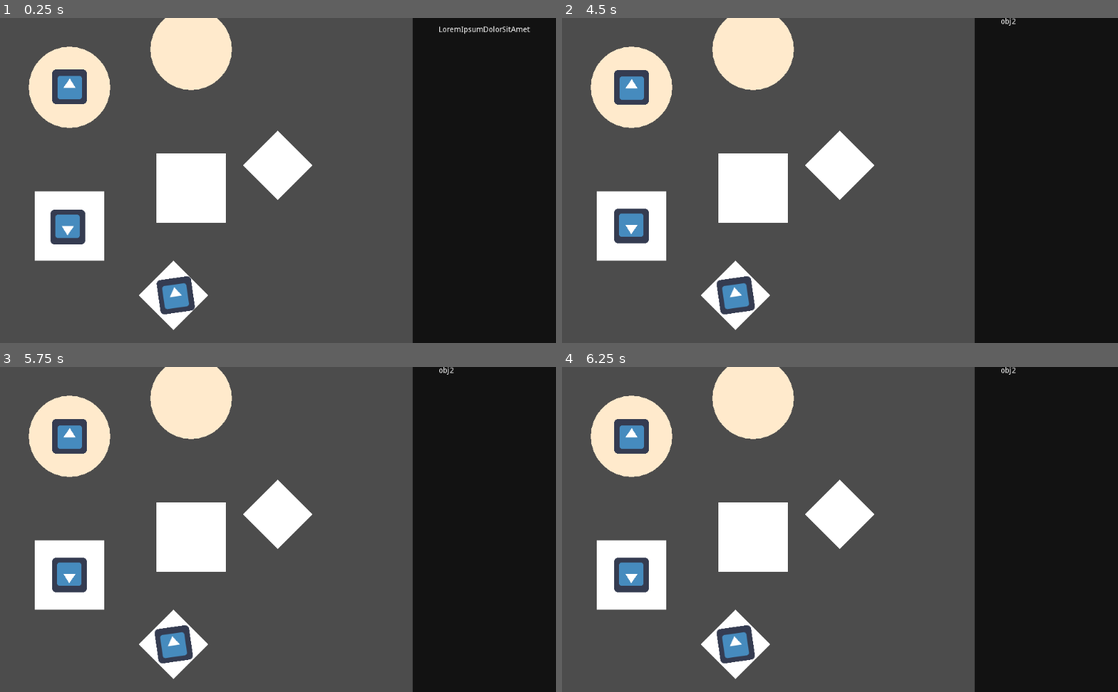
Above: before the commit, frames 1-4 (two rows, left to right).
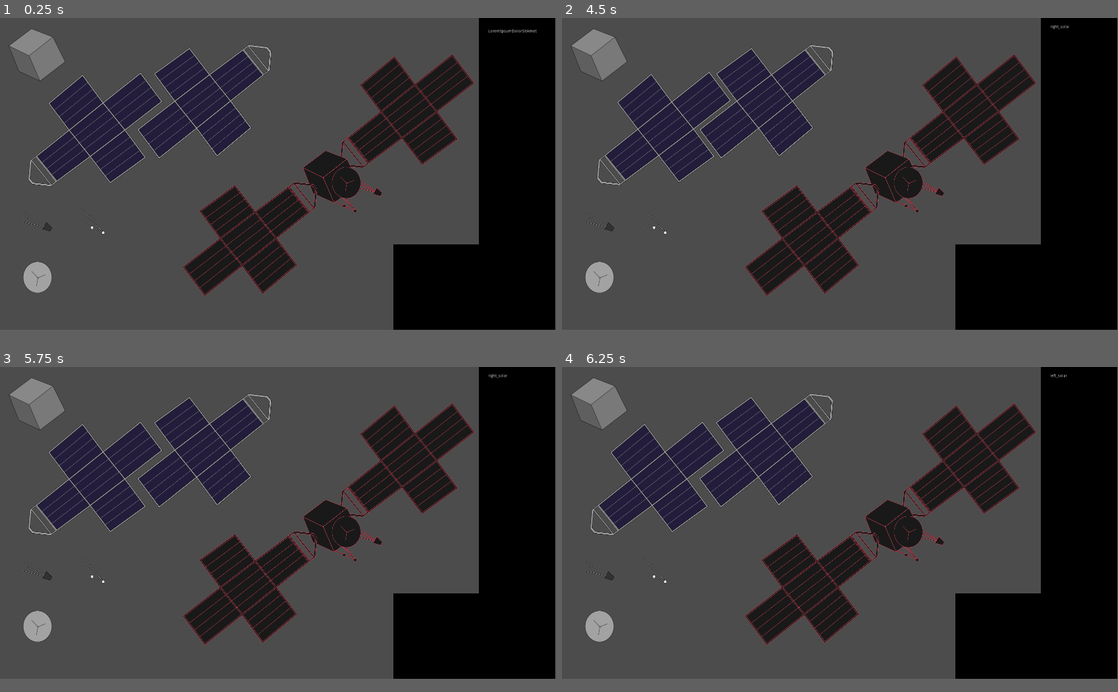
Above: after the commit, the same moments.

Repository: kyle-stevens/NASA-PSYCHE-15G-GODOT
Game: Godot game, scene res://TestScne.tscn
Two runs of this game, one before a commit and one after it. Both use one fixed random seed, a clock stepped at 60 frames per second and the inputs below. The engine's default icon, where the game draws it, is replaced by a stand-in: a white triangle on a blue panel in a dark square.
Inputs (mouse positions are in pixels of both pictures, inside the frame that each line leads up to):
- Up to frame 1 (0.25 s): no input
- Up to frame 2 (4.5 s): move the mouse to (628, 86) at 0.52 s; click (628, 86) at 0.6 s; tap Enter at 1.25, 2.75, 4.25 s; move the mouse to (734, 294) at 1.27 s; click (734, 294) at 1.35 s; tap Space at 2, 3.5 s; move the mouse to (628, 226) at 2.02 s; click (628, 226) at 2.1 s; move the mouse to (812, 245) at 2.77 s; click (812, 245) at 2.85 s; move the mouse to (1006, 229) at 3.52 s; click (1006, 229) at 3.6 s; move the mouse to (673, 131) at 4.27 s; click (673, 131) at 4.35 s
- Up to frame 3 (5.75 s): move the mouse to (305, 529) at 5.02 s; click (305, 529) at 5.1 s
- Up to frame 4 (6.25 s): tap Space at 5.75 s; move the mouse to (756, 448) at 5.77 s; click (756, 448) at 5.85 s
The window is 800x468 before the commit and 799x449 after it. Grey fills any space a smaller window leaves; there, only what the larger window draws over its background counts as a difference.

The runs differ from the first frame. In frame 1, 37% of the frame differs, in the area x 1-100%, y 0-100%; in frame 2, 37%; in frame 3, 36%; in frame 4, 36%.

Commit message:
Updates
Sprites and sound effects implemented

Diff:
--- a/Drag And Drop Demo/Object.gd
+++ b/Drag And Drop Demo/Object.gd
@@ -3,11 +3,22 @@
 var selected = false
 var rest_point
 var rest_nodes = []
+var completed : bool = false
 
-export(int, "Object 1", "Object 2", "Object 3") var object_id
+
+onready var bus_collision = get_node("AnimatedSprite/Area2D/bus")
+onready var dish_collision = get_node("AnimatedSprite/Area2D/dish")
+onready var left_solar_collision = get_node("AnimatedSprite/Area2D/left_solar")
+onready var magnet_collision = get_node("AnimatedSprite/Area2D/magnet")
+onready var right_solar_collision = get_node("AnimatedSprite/Area2D/right_solar")
+onready var spectr_collision = get_node("AnimatedSprite/Area2D/spectr")
+onready var sound_player = get_tree().get_root().get_node("TestScne/Sound")
+
+export(int, "bus","dish","left_solar","magnet","right_solar","spectr") var object_id
 var object_description
 onready var anim = get_node("AnimatedSprite")
 
+#change this when adding in ui sprite
 onready var ui_text = get_tree().get_root().get_node("TestScne/UI/InfoText")
 
 
@@ -17,21 +28,32 @@
 		if node.object_id == object_id:
 			rest_point = node.global_position
 	if object_id == 0:
-		object_description = "obj1"
-		anim.play("object1")
+		object_description = "bus"
+		anim.play("bus")
+		bus_collision.disabled = false
 	elif object_id == 1:
-		object_description = "obj2"
-		anim.play("object2")
-		anim.flip_h = true
-		anim.flip_v = true
+		object_description = "dish"
+		anim.play("dish")
+		dish_collision.disabled = false
 	elif object_id == 2:
-		object_description = "obj3"
-		anim.play("object2")
-		anim.flip_h = false
-		anim.flip_v = true
-		anim.rotate(3)
+		object_description = "left_solar"
+		anim.play("left_solar")
+		left_solar_collision.disabled = false
+	elif object_id == 3:
+		object_description = "magnet"
+		anim.play("magnet")
+		magnet_collision.disabled = false
+	elif object_id == 4:
+		object_description = "right_solar"
+		anim.play("right_solar")
+		right_solar_collision.disabled = false
+	elif object_id == 5:
+		object_description = "spectr"
+		anim.play("spectr")
+		spectr_collision.disabled = false
 	else:
-		#object_description="Not Working"
+		object_description="Not Working"
+		anim.play("a_blank")
 		pass
 
 func _on_Area2D_input_event(viewport, event, shape_idx):
@@ -39,7 +61,7 @@
 		selected = true
 
 func _physics_process(delta):
-	if selected:
+	if selected and not completed:
 		global_position = lerp(global_position, get_global_mouse_position(), 25 * delta)
 	else:
 		global_position = lerp(global_position, rest_point, 10 * delta)
@@ -50,7 +72,7 @@
 		#ui_text.add_text(object_description)
 		#print(object_description)
 
-		if event.button_index == BUTTON_LEFT and not event.pressed:
+		if event.button_index == BUTTON_LEFT and not event.pressed and not completed:
 			selected = false
 			var shortest_dist = 75
 			for child in rest_nodes:
@@ -59,6 +81,8 @@
 					if child.is_goal:
 						#play sound here
 						child.select(child)
+						completed = true
+						sound_player.play()
 					rest_point = child.global_position
 					shortest_dist = distance
 					if(child.is_goal):
--- a/Drag And Drop Demo/Object.tscn
+++ b/Drag And Drop Demo/Object.tscn
@@ -1,34 +1,93 @@
-[gd_scene load_steps=5 format=2]
+[gd_scene load_steps=10 format=2]
 
 [ext_resource path="res://Object.gd" type="Script" id=1]
-[ext_resource path="res://icon.png" type="Texture" id=2]
+[ext_resource path="res://Art_Assets/bus.png" type="Texture" id=2]
+[ext_resource path="res://Art_Assets/magnetometer.png" type="Texture" id=3]
+[ext_resource path="res://Art_Assets/left_solar_array.png" type="Texture" id=4]
+[ext_resource path="res://Art_Assets/spectrometer.png" type="Texture" id=5]
+[ext_resource path="res://Art_Assets/right_solar_array.png" type="Texture" id=6]
+[ext_resource path="res://Art_Assets/dish.png" type="Texture" id=7]
 
 [sub_resource type="SpriteFrames" id=1]
 animations = [ {
 "frames": [ ExtResource( 2 ) ],
 "loop": true,
-"name": "object2",
+"name": "bus",
 "speed": 5.0
 }, {
-"frames": [ ExtResource( 2 ) ],
+"frames": [ ExtResource( 3 ) ],
 "loop": true,
-"name": "object1",
+"name": "magnet",
+"speed": 5.0
+}, {
+"frames": [ ExtResource( 6 ) ],
+"loop": true,
+"name": "right_solar",
+"speed": 5.0
+}, {
+"frames": [ ExtResource( 5 ) ],
+"loop": true,
+"name": "spectr",
+"speed": 5.0
+}, {
+"frames": [  ],
+"loop": true,
+"name": "a_blank",
+"speed": 5.0
+}, {
+"frames": [ ExtResource( 4 ) ],
+"loop": true,
+"name": "left_solar",
+"speed": 5.0
+}, {
+"frames": [ ExtResource( 7 ) ],
+"loop": true,
+"name": "dish",
 "speed": 5.0
 } ]
 
-[sub_resource type="CircleShape2D" id=2]
-radius = 32.0
+[sub_resource type="CapsuleShape2D" id=2]
+radius = 66.1825
+height = 11.5317
 
 [node name="Object" type="Node2D"]
 script = ExtResource( 1 )
 
 [node name="AnimatedSprite" type="AnimatedSprite" parent="."]
+scale = Vector2( 0.75, 0.75 )
 frames = SubResource( 1 )
-animation = "object2"
+animation = "magnet"
 
 [node name="Area2D" type="Area2D" parent="AnimatedSprite"]
 
-[node name="CollisionShape2D" type="CollisionShape2D" parent="AnimatedSprite/Area2D"]
+[node name="bus" type="CollisionPolygon2D" parent="AnimatedSprite/Area2D"]
+visible = false
+polygon = PoolVector2Array( -25.7918, -121.085, -129.525, -42.5501, -85.3333, 74.6667, 12.8458, 119.56, 130.438, 30.5253, 73.322, -82.8676 )
+disabled = true
+
+[node name="dish" type="CollisionShape2D" parent="AnimatedSprite/Area2D"]
+visible = false
 shape = SubResource( 2 )
+disabled = true
+
+[node name="left_solar" type="CollisionPolygon2D" parent="AnimatedSprite/Area2D"]
+visible = false
+polygon = PoolVector2Array( 292.116, -252.546, 206.792, -262.445, 25.7727, -128.566, -67.5654, -250.66, -232.085, -129.038, -139.69, -4.11538, -308.453, 128.349, -208.044, 262.228, -35.0381, 125.049, 58.7706, 251.857, 218.577, 120.807, 124.767, -3.17249, 301.544, -144.122, 309.558, -231.332 )
+disabled = true
+
+[node name="magnet" type="CollisionPolygon2D" parent="AnimatedSprite/Area2D"]
+visible = false
+polygon = PoolVector2Array( -53.107, -56.4923, -50.1138, 7.11387, -11.2018, 24.6991, -10.8276, 30.3114, -6.33775, 33.6788, -1.8479, 32.5563, 2.26778, 31.4339, 40.0573, 47.8967, 40.0573, 53.1348, 43.0506, 55.7539, 46.4179, 57.2505, 51.6561, 55.0056, 53.5269, 49.7674, 50.9078, 43.781, 46.4179, 43.781, 45.6697, 43.781, -9.70514, -29.5532 )
+disabled = true
+
+[node name="right_solar" type="CollisionPolygon2D" parent="AnimatedSprite/Area2D"]
+visible = false
+polygon = PoolVector2Array( -292.032, 252.185, -309.651, 232.364, -301.471, 144.584, -124.337, 2.688, -218.41, -120.96, -58.8953, -253.731, 35.1775, -125.994, 208.221, -263.484, 308.901, -129.14, 138.689, 3.632, 232.447, 129.482, 67.8985, 249.354, -26.1743, 127.909, -205.51, 262.254 )
+disabled = true
+
+[node name="spectr" type="CollisionPolygon2D" parent="AnimatedSprite/Area2D"]
+visible = false
+polygon = PoolVector2Array( -62.9628, -44.0132, -67.3725, 0.224894, 26.5112, 24.697, 23.3693, 33.3492, 57.6575, 42.4948, 67.0013, 28.7015, 39.8596, 2.89457, 32.7405, 14.0182 )
+disabled = true
 [connection signal="input_event" from="AnimatedSprite/Area2D" to="." method="_on_Area2D_input_event"]
 [connection signal="mouse_entered" from="AnimatedSprite/Area2D" to="." method="_on_Area2D_mouse_entered"]
--- a/Drag And Drop Demo/TestScne.tscn
+++ b/Drag And Drop Demo/TestScne.tscn
@@ -1,45 +1,98 @@
-[gd_scene load_steps=4 format=2]
+[gd_scene load_steps=7 format=2]
 
 [ext_resource path="res://Object.tscn" type="PackedScene" id=1]
 [ext_resource path="res://Zones.tscn" type="PackedScene" id=2]
 [ext_resource path="res://UI.tscn" type="PackedScene" id=3]
+[ext_resource path="res://Art_Assets/spacecraft_outline.png" type="Texture" id=4]
+[ext_resource path="res://Art_Assets/spacecraft_silhouette.png" type="Texture" id=5]
+[ext_resource path="res://Audio Assets/construction.wav" type="AudioStream" id=6]
 
 [node name="TestScne" type="Node2D"]
 
-[node name="group 1 goal" parent="." instance=ExtResource( 2 )]
-position = Vector2( 352, 58 )
+[node name="outline" type="Sprite" parent="."]
+position = Vector2( 1136, 544 )
+scale = Vector2( 0.75, 0.75 )
+texture = ExtResource( 5 )
+
+[node name="lines" type="Sprite" parent="outline"]
+texture = ExtResource( 4 )
+
+[node name="rigt_solar_goal" parent="." instance=ExtResource( 2 )]
+position = Vector2( 1408, 324 )
+object_id = 4
 is_goal = true
 
-[node name="group 1" parent="." instance=ExtResource( 2 )]
+[node name="right_solar_start" parent="." instance=ExtResource( 2 )]
+position = Vector2( 330, 386 )
+object_id = 4
+
+[node name="right_solar" parent="." instance=ExtResource( 1 )]
+position = Vector2( 330, 386 )
+object_id = 4
+
+[node name="bus_goal" parent="." instance=ExtResource( 2 )]
+position = Vector2( 1144, 552 )
+is_goal = true
+
+[node name="bus_start" parent="." instance=ExtResource( 2 )]
 position = Vector2( 128, 128 )
 
-[node name="group 2 goal" parent="." instance=ExtResource( 2 )]
-position = Vector2( 352, 314 )
+[node name="bus" parent="." instance=ExtResource( 1 )]
+position = Vector2( 128, 128 )
+
+[node name="left_solar_goal" parent="." instance=ExtResource( 2 )]
+position = Vector2( 864, 764 )
+object_id = 2
+is_goal = true
+
+[node name="left_solar_start" parent="." instance=ExtResource( 2 )]
+position = Vector2( 706, 290 )
+object_id = 2
+
+[node name="left_solar" parent="." instance=ExtResource( 1 )]
+position = Vector2( 706, 290 )
+object_id = 2
+
+[node name="magnet_goal" parent="." instance=ExtResource( 2 )]
+position = Vector2( 1192, 632 )
+object_id = 3
+is_goal = true
+
+[node name="magnet_start" parent="." instance=ExtResource( 2 )]
+position = Vector2( 322, 706 )
+object_id = 3
+
+[node name="magnet" parent="." instance=ExtResource( 1 )]
+position = Vector2( 322, 706 )
+object_id = 3
+
+[node name="spectr_goal" parent="." instance=ExtResource( 2 )]
+position = Vector2( 1272, 584 )
+object_id = 5
+is_goal = true
+
+[node name="spectr_start" parent="." instance=ExtResource( 2 )]
+position = Vector2( 130, 706 )
+object_id = 5
+
+[node name="spectr" parent="." instance=ExtResource( 1 )]
+position = Vector2( 130, 706 )
+object_id = 5
+
+[node name="dish_goal" parent="." instance=ExtResource( 2 )]
+position = Vector2( 1200, 572 )
 object_id = 1
 is_goal = true
 
-[node name="group 2" parent="." instance=ExtResource( 2 )]
-position = Vector2( 128, 384 )
+[node name="dish_start" parent="." instance=ExtResource( 2 )]
+position = Vector2( 130, 898 )
 object_id = 1
 
-[node name="group 3 goal" parent="." instance=ExtResource( 2 )]
-position = Vector2( 512, 272 )
-object_id = 2
-is_goal = true
-
-[node name="group 3 " parent="." instance=ExtResource( 2 )]
-position = Vector2( 320, 512 )
-object_id = 2
-
-[node name="object 1" parent="." instance=ExtResource( 1 )]
-position = Vector2( 128, 112 )
-
-[node name="object 3" parent="." instance=ExtResource( 1 )]
-position = Vector2( 376, 512 )
-object_id = 2
-
-[node name="object 2" parent="." instance=ExtResource( 1 )]
-position = Vector2( 80, 416 )
+[node name="dish" parent="." instance=ExtResource( 1 )]
+position = Vector2( 130, 898 )
 object_id = 1
 
 [node name="UI" parent="." instance=ExtResource( 3 )]
+
+[node name="Sound" type="AudioStreamPlayer2D" parent="."]
+stream = ExtResource( 6 )
--- a/Drag And Drop Demo/UI.tscn
+++ b/Drag And Drop Demo/UI.tscn
@@ -6,18 +6,19 @@
 }
 
 [node name="ColorRect" type="ColorRect" parent="."]
-margin_left = 760.0
-margin_right = 1024.0
-margin_bottom = 600.0
-color = Color( 0, 0, 0, 0.756863 )
+margin_left = 1656.0
+margin_right = 1920.0
+margin_bottom = 1080.0
+color = Color( 0, 0, 0, 1 )
 __meta__ = {
 "_edit_use_anchors_": false
 }
 
 [node name="InfoText" type="RichTextLabel" parent="."]
-margin_left = 808.0
-margin_right = 1008.0
-margin_bottom = 40.0
+margin_left = 1688.0
+margin_top = 24.0
+margin_right = 1888.0
+margin_bottom = 64.0
 text = "
 LoremIpsumDolorSitAmet
 "
@@ -25,3 +26,13 @@
 __meta__ = {
 "_edit_use_anchors_": false
 }
+
+[node name="ColorRect2" type="ColorRect" parent="."]
+margin_left = 1360.0
+margin_top = 784.0
+margin_right = 1920.0
+margin_bottom = 1080.0
+color = Color( 0, 0, 0, 1 )
+__meta__ = {
+"_edit_use_anchors_": false
+}
--- a/Drag And Drop Demo/Zones.gd
+++ b/Drag And Drop Demo/Zones.gd
@@ -2,24 +2,26 @@
 
 signal correct()
 export var correct = false
-export(int, "Object 1", "Object 2", "Object 3") var object_id
+export(int, "bus","dish","left_solar","magnet","right_solar","spectr") var object_id
 export var is_goal : bool
 
 func _draw():
 	if object_id == 0:
-		draw_circle(Vector2.ZERO, 75, Color.blanchedalmond)
+		#draw_circle(Vector2.ZERO, 75, Color.blanchedalmond)
+		pass
 	elif object_id == 1:
-		draw_polygon(PoolVector2Array([Vector2(64,64),Vector2(-64,64),Vector2(-64,-64),Vector2(64,-64)]),
-	PoolColorArray([Color(1,1,1,1)]),
-	PoolVector2Array([Vector2(64,64),Vector2(-64,64),Vector2(-64,-64),Vector2(64,-64)]),
-	null)
+		#draw_polygon(PoolVector2Array([Vector2(64,64),Vector2(-64,64),Vector2(-64,-64),Vector2(64,-64)]),
+	#PoolColorArray([Color(1,1,1,1)]),
+	#PoolVector2Array([Vector2(64,64),Vector2(-64,64),Vector2(-64,-64),Vector2(64,-64)]),
+	#null)
+		pass
 	elif object_id == 2:
-		draw_polygon(PoolVector2Array([Vector2(0,64),Vector2(64,0),Vector2(0,-64),Vector2(-64,0)]),
-	PoolColorArray([Color(1,1,1,1)]),
-	PoolVector2Array([Vector2(0,64),Vector2(64,0),Vector2(0,-64),Vector2(-64,0)]),
-	null)
+		#draw_polygon(PoolVector2Array([Vector2(0,64),Vector2(64,0),Vector2(0,-64),Vector2(-64,0)]),
+	#PoolColorArray([Color(1,1,1,1)]),
+	#PoolVector2Array([Vector2(0,64),Vector2(64,0),Vector2(0,-64),Vector2(-64,0)]),
+	#null)
 	#modulate.a = 0.05
-
+		pass
 func select(object):
 	modulate = Color.green
 	#modulate.a = 0.05
--- a/Drag And Drop Demo/project.godot
+++ b/Drag And Drop Demo/project.godot
@@ -19,6 +19,11 @@
 run/main_scene="res://TestScne.tscn"
 config/icon="res://icon.png"
 
+[display]
+
+window/size/width=1920
+window/size/height=1080
+
 [input]
 
 click={
Binary file added: Drag And Drop Demo/Art_Assets/bus.png
Not shown, added: Drag And Drop Demo/Art_Assets/bus.png.import
Binary file added: Drag And Drop Demo/Art_Assets/dish.png
Not shown, added: Drag And Drop Demo/Art_Assets/dish.png.import
Binary file added: Drag And Drop Demo/Art_Assets/left_solar_array.png
Not shown, added: Drag And Drop Demo/Art_Assets/left_solar_array.png.import
Binary file added: Drag And Drop Demo/Art_Assets/magnetometer.png
Not shown, added: Drag And Drop Demo/Art_Assets/magnetometer.png.import
Binary file added: Drag And Drop Demo/Art_Assets/right_solar_array.png
Not shown, added: Drag And Drop Demo/Art_Assets/right_solar_array.png.import
Binary file added: Drag And Drop Demo/Art_Assets/spacecraft.png
Not shown, added: Drag And Drop Demo/Art_Assets/spacecraft.png.import
(and 9 more such lines)
